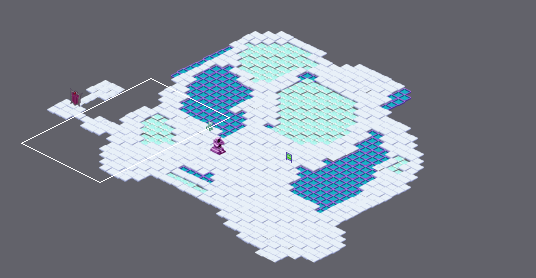
One commit to this Tiled map: areas/christmas.tmx. The picture above shows the old version from afar; the outline marks the close-up.
Close-up. Old version:
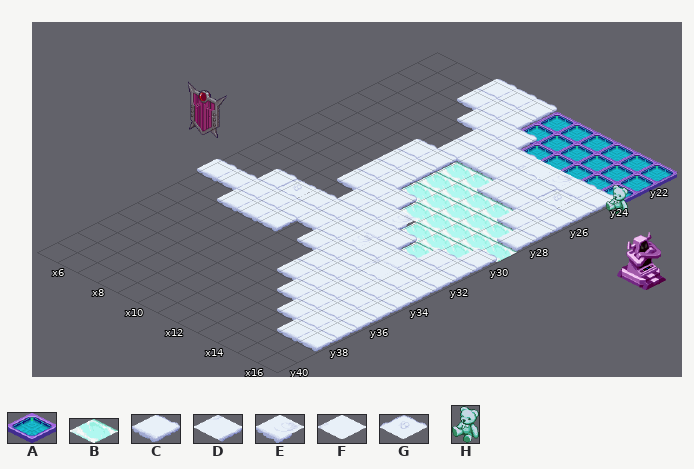
Cells are 64x32 px. Isometric: x runs down to the right, y down to the left. Shown: x 5..16, y 21..40.
Key: from "Custom_Central_Tiles_yes": A 0; from "IceTileTopper": B 0 "Ice"; from "SnowTileTopper": C 0, D 1, E 3, F 4, G 11; from "Teddy": H 0.
_ is an empty cell.
Objects are placed by the point they stand on, in cells (3,4 is the top-left corner of cell 3,4); size is 1x1 cell unless given.
Layer "Tile Layer 1" before, first column x 5:
21 ___CCCAAAAAA
22 ___CCCAAAAAA
23 ____CCCAAAAA
24 _____CCCFECC
25 _____CCCCCGC
26 ____CCBBCCCC
27 ____CCBBBBCC
28 ____CCBBBBBC
29 ____CCCBBBBB
30 _____CCEBBBC
31 __CGCCCCCBCC
32 CCCCCCCECCCC
33 __CCC_CCCDCC
34 _______CCCCC
35 _______CCCCC
36 ________CCCC
37 _________CCC
38 __________CC
39 ____________
40 ____________
Objects on layer "Object Layer 1" before:
H at 17.2,24.2 size 0.6x1.5
And afterwards:
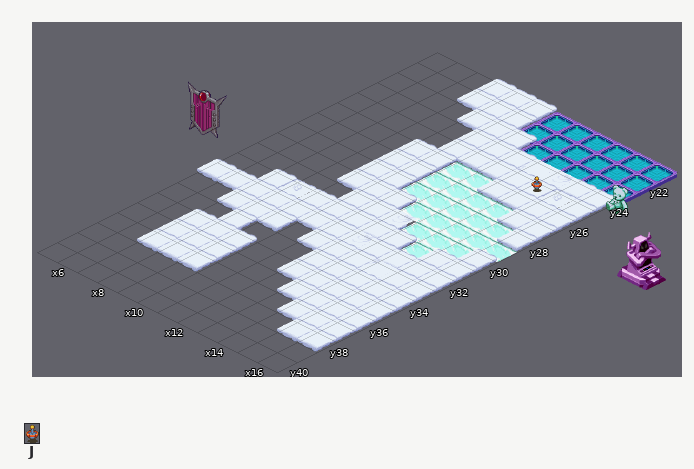
Further tiles: from "Beyblade": J 0.
From old to new:
Changed rows in their new state; . is an unchanged cell.
Layer "Tile Layer 1":
first column x 7:
34 .C.
35 CCC
36 CCC
37 CCC
Layer "Object Layer 1":
added: J at 14.5,25.5 size 0.3x0.8
